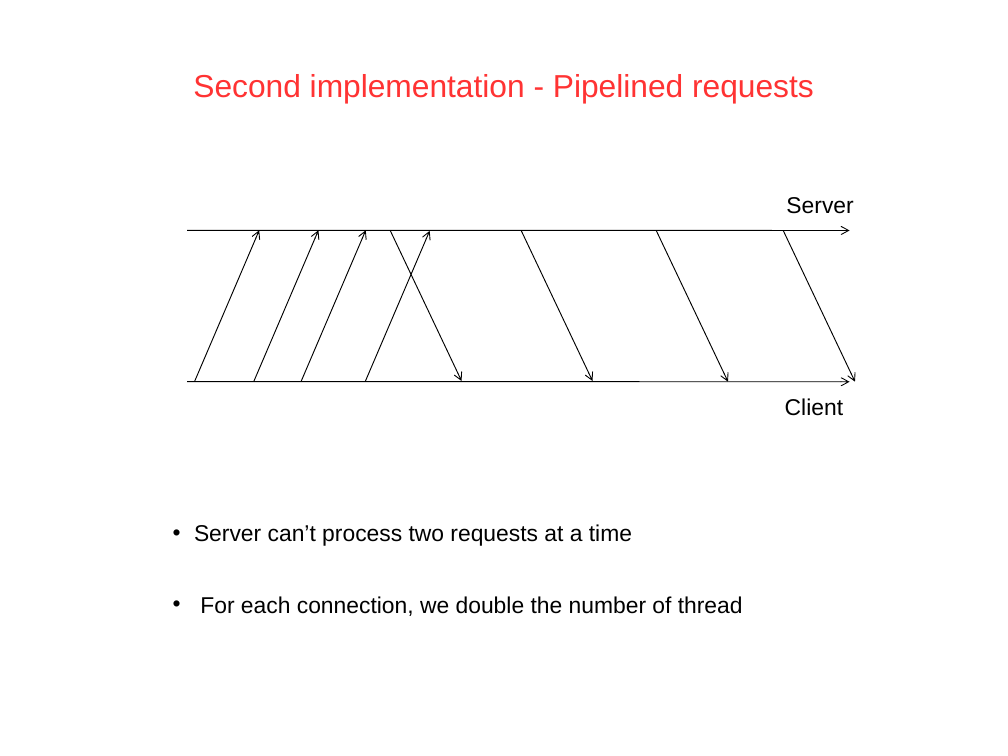
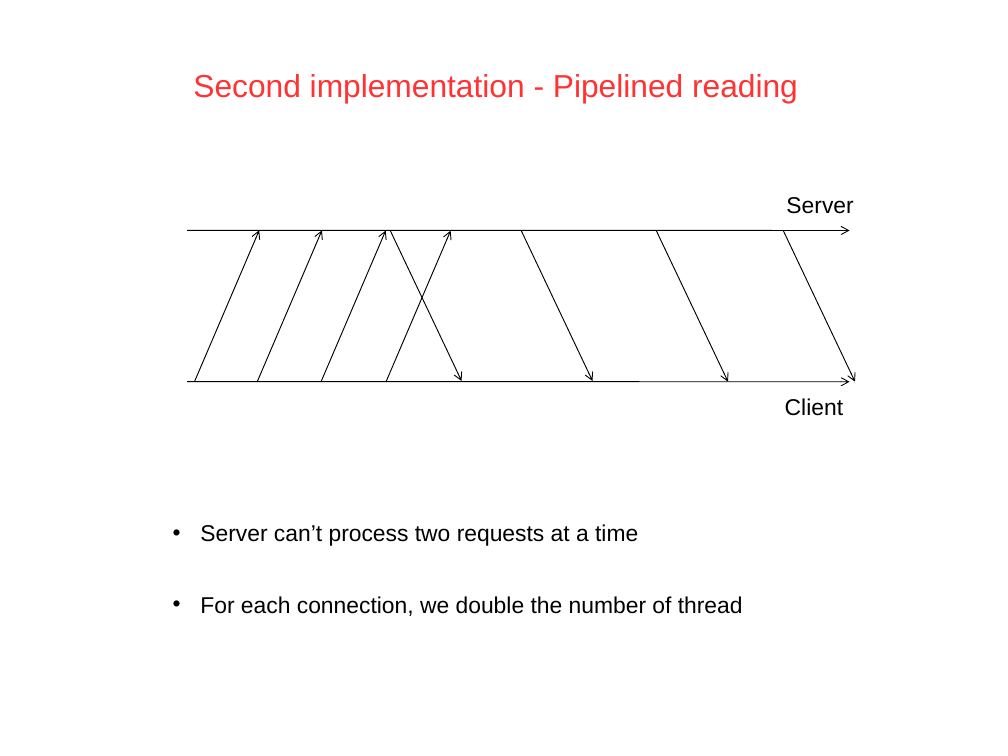
Before and after one commit to PatrickAndrade/top2developers, a slide deck: slide 11 of ProjectMidTermPresentation.ppt. Drawn at 1008x756 pixels with LibreOffice and Linux fonts; fonts in the diff are those of the drawing; background and template pictures are left out. Boxes give left, top, right and bottom in pixels: in the first picture for what was removed or moved away, otherwise in the second. Text is boxed around its words. In the diff, an @@ line names an element or a change of style, - is before the commit and + after.

```diff
--- a/ProjectMidTermPresentation.ppt
+++ b/ProjectMidTermPresentation.ppt
@@ text at (193,74,798,103): text changed @@
-Second implementation - Pipelined requests
+Second implementation - Pipelined reading
@@ freeform shape: place and size @@
-freeform shape at (253,231,318,382)
+freeform shape at (257,231,322,382)
@@ freeform shape: place and size @@
-freeform shape at (301,231,366,382)
+freeform shape at (321,231,386,382)
@@ freeform shape: place and size @@
-freeform shape at (365,231,429,382)
+freeform shape at (386,231,450,381)
@@ text "Server can’t process two requests ..." rewrapped from (194,524,743,616) to (200,524,743,616) @@
```
Also in this commit, not shown: 8 other slides changed, 1 slide added, 1 slide removed.
